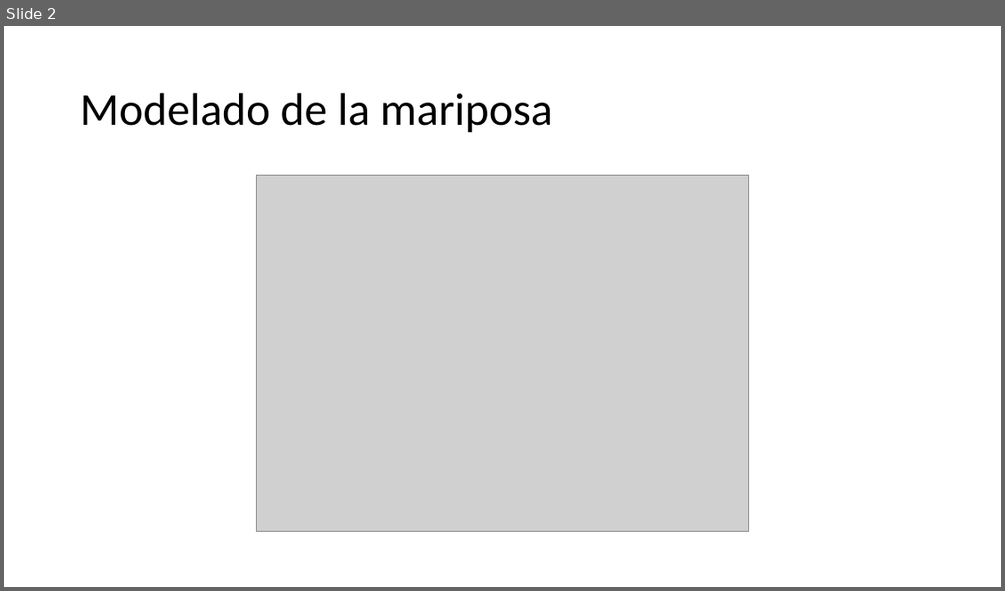
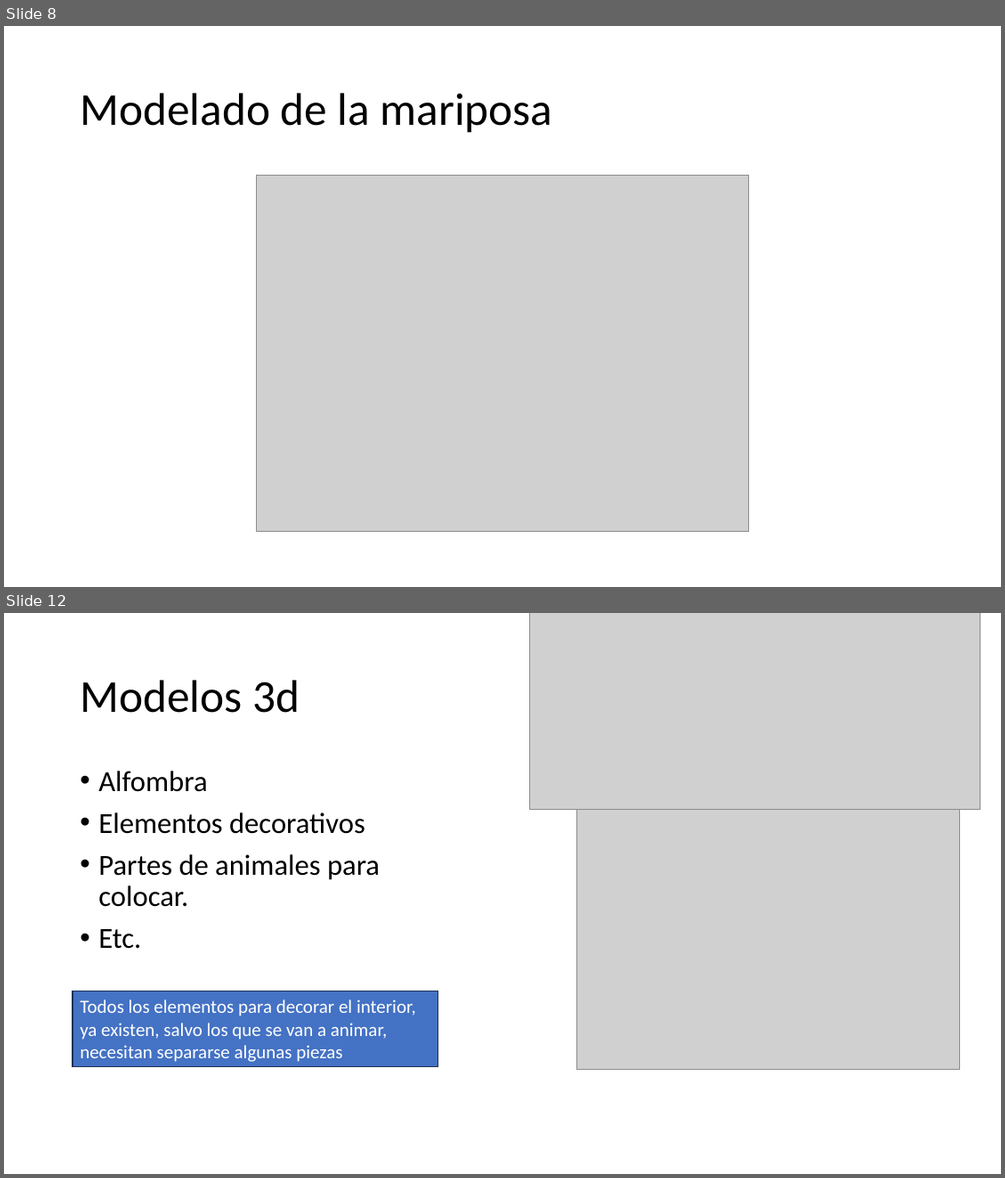
Before and after one commit to EzioFenix/Proyecto_computacion_grafica_2024-1, a slide deck: Presentación del progreso.pptx. Shown one above the other, each under a label of ours: slide 2 before the commit, slides 8 and 12 after it; the slides between them are not shown. The pictures are 1005x591 and 1005x1178 pixels, drawn with LibreOffice and Linux fonts; fonts in the diff are those of the drawing; grey boxes stand for pictures. Boxes give left, top, right and bottom in pixels: in the first picture for what was removed or moved away, otherwise in the second. Text is boxed around its words. In the diff, an @@ line names an element or a change of style, - is before the commit and + after.

```diff
--- a/Presentación del progreso.pptx
+++ b/Presentación del progreso.pptx
@@ slide 12 added at [4, 613, 1001, 1174], background #FFFFFF @@
@@ picture added at [529, 613, 979, 809] @@
@@ title added at [80, 680, 299, 713], 44 pt, text #000000 @@
+Modelos 3d
@@ text added at [98, 771, 380, 949], 28 pt, text #000000 @@
+• Alfombra
+• Elementos decorativos
+• Partes de animales para colocar.
+• Etc.
@@ picture added at [577, 770, 959, 1070] @@
@@ rectangle added at [73, 991, 438, 1067], fill #4472C4, outline #1E3256 1 pt, 18 pt, text #FFFFFF @@
+Todos los elementos para decorar el interior, ya existen, salvo los que se van a animar, necesitan separarse algunas piezas
@@ what was slide 2 is now slide 8 @@
```
Also in this commit, not shown: 2 slides changed, 10 other slides added, 3 other files.
